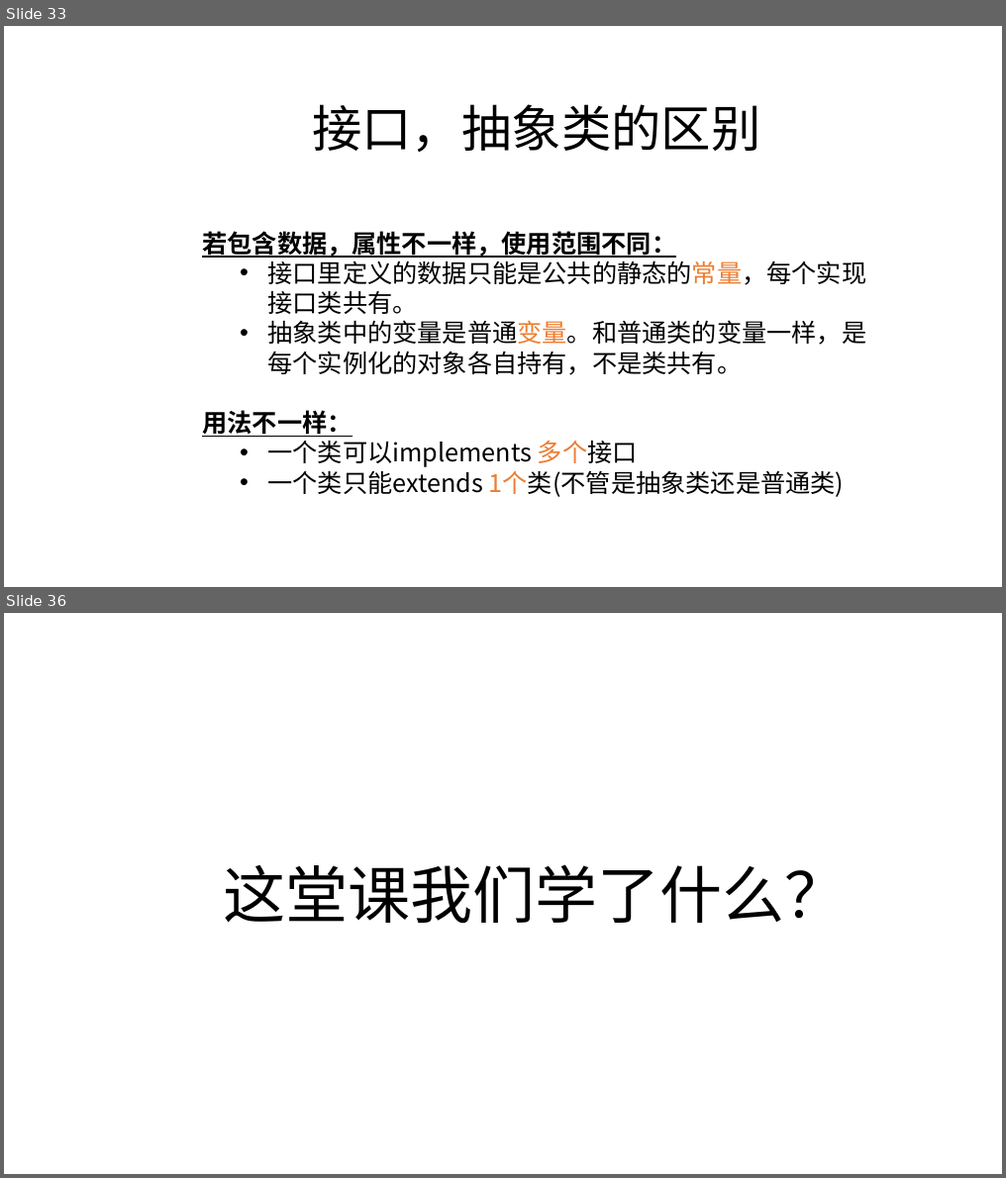
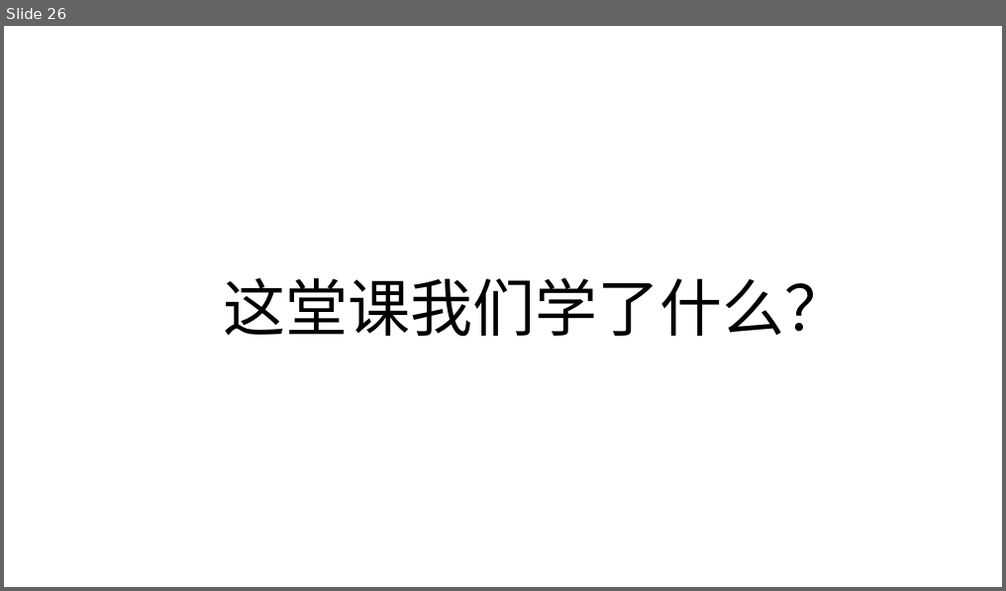
Before and after one commit to zjyesir/hmc_java_1, a slide deck: ppt/15.泛型和容器.pptx. Shown one above the other, each under a label of ours: slides 33 and 36 before the commit, slide 26 after it; the slides between them are not shown. The pictures are 1006x1178 and 1006x591 pixels, drawn with LibreOffice and Linux fonts; fonts in the diff are those of the drawing; background and template pictures are left out. Boxes give left, top, right and bottom in pixels: in the first picture for what was removed or moved away, otherwise in the second. Text is boxed around its words. In the diff, an @@ line names an element or a change of style, - is before the commit and + after.

```diff
--- a/ppt/15.泛型和容器.pptx
+++ b/ppt/15.泛型和容器.pptx
@@ slide 33 removed at [4, 26, 1002, 587], background picture (left out) @@
@@ text removed at [312, 104, 761, 152] @@
-接口，抽象类的区别
@@ text removed at [202, 231, 867, 497] @@
-若包含数据，属性不一样，使用范围不同：
-  • 接口里定义的数据只能是公共的静态的常量，每个实现接口类共有。
-  • 抽象类中的变量是普通变量。和普通类的变量一样，是每个实例化的对象各自持有，不是类共有。
-用法不一样：
-  • 一个类可以implements 多个接口
-  • 一个类只能extends 1个类(不管是抽象类还是普通类)
@@ what was slide 36 is now slide 26 @@
```
Also in this commit, not shown: 2 slides changed, 22 slides added, 31 other slides removed, 5 other files.
